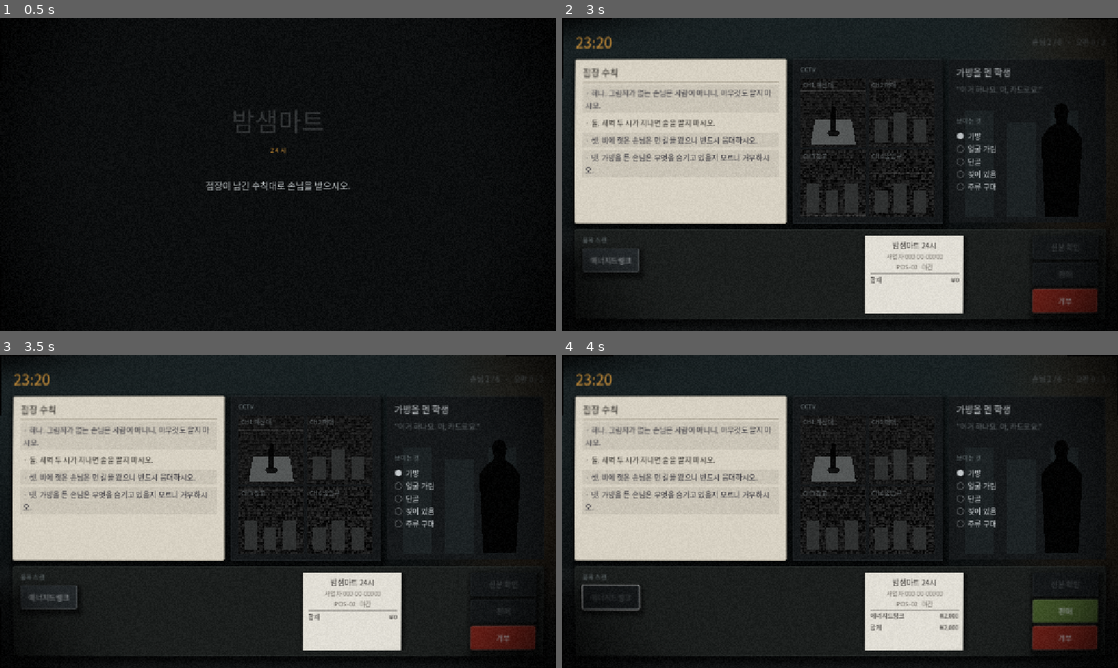
Above: before the commit, frames 1-4 (two rows, left to right).
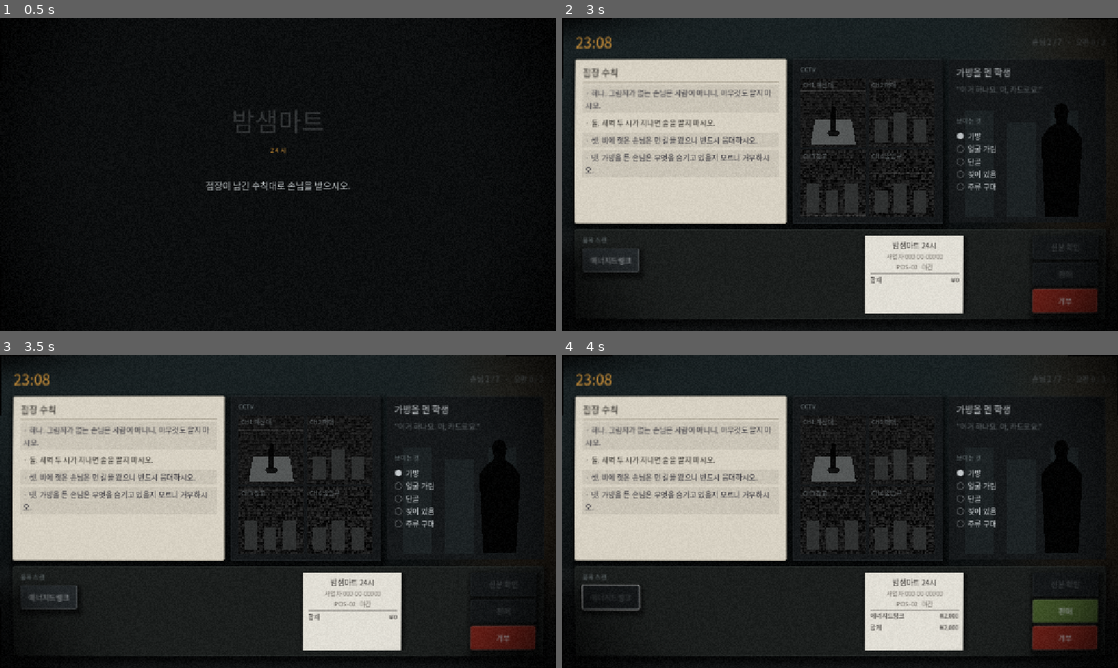
Above: after the commit, the same moments.

Repository: tjgksmf1012/GameProject1
Game: Godot game, scene res://main/title_screen.tscn
Same seed, same stepped clock (60 frames per second), same inputs: the game is played once before the commit and once after it.
Inputs (mouse positions are in pixels of both pictures, inside the frame that each line leads up to):
- Up to frame 1 (0.5 s): no input
- Up to frame 2 (3 s): tap Enter at 0.5 s; move the mouse to (962, 158) at 0.52 s; click (962, 158) at 0.67 s; tap Space at 0.77 s; click "컵라면" at 1.25 s; click "판매" at 2 s; click "다음 손님" at 2.75 s
- Up to frame 3 (3.5 s): no input
- Up to frame 4 (4 s): click "에너지드링크" at 3.5 s

Frame 1 is identical in both runs. In frame 2, less than 0.1% of the frame differs, in the area x 6-9%, y 6-10%; in frame 3, less than 0.1%; in frame 4, less than 0.1%.

Commit message:
같은 손님이 다시 온다 — 손님을 안 늘리고 훅을 늘리는 방법
손님 67명이 전부 일회용이었다. 재등장 0명. 이름도 인물이 아니라 특성 라벨이었다
(「가방을 멘 사람」). 다시 오지 않으면 사건이 생기지 않는다.

글은 이미 있었다 — 밤마다 「단골」이 있는데 이름이 달라서 다른 사람으로 읽혔을 뿐이다.
`nights.json`이 손님을 id로 참조하므로 **코드는 한 줄도 안 고쳤다.**

  매일 오는 취객   밤 1·2·3·4·7
  젖은 단골        밤 3·4·6
  매일 오는 사람   밤 2·4 → **밤 6에 그림자 없이 돌아온다** (같은 이름)
  젖은 채 서 있는 것  밤 1·2

첫째가 이 게임의 기제를 사람에게 얹는다. 밤 1~2에는 그를 거부해야 하고, 밤 3에
둘째 수칙이 전환되면서 **같은 부탁에 반대 정답**이 된다. 전환이 추상이 아니라 얼굴이 된다.

**밤 1이 가장 조용한 밤이었다** (훅 33%). 가르치는 밤인데 여섯 중 넷이 그냥 조회였다.
셋째 수칙(젖었으면 반드시 응대)이 실제로 물 수 있는 조합이 「젖음+그림자 없음」뿐이라
젖은 손님 대부분이 무해했다. `cust_wet_drinker`를 넣었다 — 젖었는데 새벽 술이라
거짓 수칙과 참 수칙이 정면으로 부딪힌다. 밤 1은 33% → 43%.

**고정 독법 만점 검사를 solver_audit에 넣었다.** 불변식 2f가 「몸만 보는 독법」에
대해서만 이걸 보고 있었고 다른 독법에는 감시가 없었다. 켜자마자 잡혔다 —
「나중 수칙이 앞을 덮는다」는 오독이 **밤 3에서 9/9**였다. 그 독법은 밤 2에서
처벌받는 함정인데 밤 3에서는 상을 받고 있었다. 참 수칙이 목록 끝에 몰려 있어서
마지막 일치만 따라도 맞았기 때문이고, 그건 설계가 아니라 수칙을 추가한 순서의 부작용이다.

단골이면서 그림자가 둘인 손님을 밤 3 이른 시각에 놓아 깨뜨렸다. **시각이 중요했다** —
04:13에 놨더니 마지막 일치가 「네 시 이후 금지」(참)라 그대로 맞았다. 22:53로 옮겨야 했다.

불변식 2f도 한 번 잡았다. 밤 6에서 돌아오는 단골을 04:40 자리에 놨더니 그 밤의
유일한 「평범한데 거부해야 하는 늦은 손님」이 사라져 몸만 보고 12명 전원 정답이 됐다.

훅 밀도 55% → 59%, 조회 19 → 18. 어느 밤도 한 가지 독법으로 통과되지 않는다.
검사 12,180개 통과.

Co-Authored-By: Claude Opus 5 <noreply@anthropic.com>
Claude-Session: https://claude.ai/code/session_014F8DT8njh3GETXsoPzJ37U

Diff:
--- a/data/customers/pool_01.json
+++ b/data/customers/pool_01.json
@@ -127,6 +127,27 @@
       ],
       "patience_seconds": 50,
       "anomaly": ""
+    },
+    {
+      "id": "cust_wet_drinker",
+      "name_key": "customer.wet_drinker",
+      "traits": {
+        "has_shadow": true,
+        "is_wet": true,
+        "has_bag": false,
+        "wants_alcohol": true,
+        "has_extra_shadow": false,
+        "is_regular": false,
+        "hides_face": false
+      },
+      "items": [
+        "item.soju"
+      ],
+      "dialogue": [
+        "dialogue.wet_drinker"
+      ],
+      "patience_seconds": 45,
+      "anomaly": ""
     }
   ],
   "_comment_patience": "인내 시간은 **이상 여부와 무관하게** 같은 주머니에서 나눈다. 예전에는 평범한 손님이 평균 42.8초, 이상 손님이 54.3초였고 50초 이상은 91%가 이상이었다 — 「오래 기다리면 이상」이 분류기였다. 관찰 대신 기다리기로 풀리면 CCTV도 클립보드도 필요 없어진다. tests/test_fairness_channels.gd 의 불변식 2g 가 이 상관을 감시한다."
--- a/data/nights.json
+++ b/data/nights.json
@@ -10,7 +10,8 @@
         "cust_wet_normal",
         "cust_no_shadow",
         "cust_wet_no_shadow",
-        "cust_late_drinker"
+        "cust_regular_drinker",
+        "cust_wet_drinker"
       ]
     },
     {
@@ -19,7 +20,7 @@
         "cust_regular_morning",
         "cust_two_shadows",
         "cust_wet_bag",
-        "cust_regular_no_shadow",
+        "cust_wet_no_shadow",
         "cust_two_shadows_regular",
         "cust_regular_drinker",
         "cust_late_normal"
@@ -29,12 +30,12 @@
       "night": 3,
       "customers": [
         "cust_hooded",
-        "cust_early_drinker",
+        "cust_two_shadows_regular",
         "cust_regular_wet",
         "cust_hooded_regular",
         "cust_no_shadow_bag",
         "cust_wet_hooded",
-        "cust_night_drinker",
+        "cust_regular_drinker",
         "cust_two_shadows_hooded",
         "cust_plain_late"
       ]
@@ -45,12 +46,12 @@
         "cust_n4_opener",
         "cust_n4_bagman",
         "cust_n4_hooded",
-        "cust_n4_wet_regular",
+        "cust_regular_wet",
         "cust_n4_shadowless",
         "cust_n4_twin",
-        "cust_n4_late_drinker",
+        "cust_regular_drinker",
         "cust_n4_hooded_regular",
-        "cust_n4_regular_late",
+        "cust_regular_morning",
         "cust_n4_last"
       ]
     },
@@ -76,10 +77,10 @@
         "cust_n6_opener",
         "cust_n6_carrier",
         "cust_n6_still",
-        "cust_n6_wet_regular",
+        "cust_regular_wet",
         "cust_n6_lowered",
         "cust_n6_doubled",
-        "cust_n6_two_oclock",
+        "cust_regular_no_shadow",
         "cust_n6_drinker",
         "cust_n6_hidden_regular",
         "cust_n6_wet_nothing",
@@ -96,7 +97,7 @@
         "cust_n7_veiled",
         "cust_n7_shadowless_mid",
         "cust_n7_twin_regular",
-        "cust_n7_two_oclock_drinker",
+        "cust_regular_drinker",
         "cust_n7_torn_witness",
         "cust_n7_shadowless_after",
         "cust_n7_veiled_regular",
@@ -110,5 +111,6 @@
   "_comment_night4": "밤 4는 **종이가 배신하는 밤**이다. 점장 필체 거짓(아홉)이 처음 나오므로 「점장이 쓴 줄은 믿는다」가 안 통한다. 대신 문체 규약(점장은 이유를 대지 않는다)과 수칙 간 모순은 그대로 살아 있다 — 단서가 사라진 게 아니라 옮겨간 것이다.",
   "_comment_night5": "밤 5는 **다 읽었다는 감각을 깨는 밤**이다. 02:00에 열째 수칙이 붙는다. 앞 여섯 명은 일부러 평범하게 뒀다 — 클립보드를 다 파악했다고 믿게 만든 다음에 한 줄이 더 붙어야 한다.",
   "_comment_night6": "밤 6은 **참끼리 부딪히는 밤**이다. 마지막 손님에서 여덟과 열하나가 둘 다 참인 채로 반대를 요구한다. 어느 쪽을 골라도 오판이 아니고, 결과 화면이 그렇게 말한다.",
-  "_comment_night7": "밤 7은 **있던 수칙이 없어지는 밤**이다. 03:00에 첫째 수칙이 찢겨 나간다 — 가장 먼저 배웠고 일곱 밤 내내 참이었던 줄이다. 그 뒤로 그림자 없는 손님은 응대가 정답이다. 찢긴 자리에 자국이 남으므로 다시 읽으면 알 수 있다."
+  "_comment_night7": "밤 7은 **있던 수칙이 없어지는 밤**이다. 03:00에 첫째 수칙이 찢겨 나간다 — 가장 먼저 배웠고 일곱 밤 내내 참이었던 줄이다. 그 뒤로 그림자 없는 손님은 응대가 정답이다. 찢긴 자리에 자국이 남으므로 다시 읽으면 알 수 있다.",
+  "_comment_regulars": "**같은 손님이 여러 밤에 다시 온다.** 예전에는 손님 67명이 전부 일회용이었고 이름도 인물이 아니라 특성 라벨이었다(「가방을 멘 사람」). 다시 오지 않으면 사건이 생기지 않는다. 지금 세 사람이 밤을 가로지른다: 술 사는 단골(1·2·3·4·7) — 밤 3에 둘째 수칙이 전환되면서 **같은 부탁에 반대 정답**이 된다. 비 오는 날의 단골(3·4·6). 매일 오는 사람(2·4) — 밤 6에 그림자 없이 돌아온다(cust_regular_no_shadow, 같은 이름). 손님 수를 늘리지 않고 훅을 늘리는 방법이기도 하다."
 }
--- a/data/strings_en.json
+++ b/data/strings_en.json
@@ -18,7 +18,7 @@
   "customer.late_drinker": "A man with a flushed face",
   "customer.regular_morning": "Someone who comes every day",
   "customer.two_shadows": "A man who came alone",
-  "customer.regular_no_shadow": "A familiar face",
+  "customer.regular_no_shadow": "The one who comes every day",
   "customer.wet_bag": "A woman clutching a bag",
   "customer.regular_drinker": "The regular who drinks",
   "customer.two_shadows_regular": "Two familiar people",
@@ -224,5 +224,7 @@
   "receipt.store": "BAMSAEM MART 24H",
   "receipt.biz": "REG. NO. 000-00-00000",
   "receipt.register": "POS-02   NIGHT",
-  "receipt.total": "TOTAL"
+  "receipt.total": "TOTAL",
+  "customer.wet_drinker": "A drinker who came through the rain",
+  "dialogue.wet_drinker": "Just one bottle. It's pouring out there."
 }
--- a/data/strings_ko.json
+++ b/data/strings_ko.json
@@ -69,7 +69,7 @@
   "trait.is_regular": "단골",
   "customer.regular_morning": "매일 오는 사람",
   "customer.two_shadows": "혼자 온 남자",
-  "customer.regular_no_shadow": "낯익은 얼굴",
+  "customer.regular_no_shadow": "매일 오는 사람",
   "customer.wet_bag": "가방을 안은 여자",
   "customer.regular_drinker": "매일 오는 취객",
   "customer.two_shadows_regular": "낯익은 두 사람",
@@ -224,5 +224,7 @@
   "receipt.store": "밤샘마트 24시",
   "receipt.biz": "사업자 000-00-00000",
   "receipt.register": "POS-02   야간",
-  "receipt.total": "합계"
+  "receipt.total": "합계",
+  "customer.wet_drinker": "비를 맞고 온 취객",
+  "dialogue.wet_drinker": "비 오는데 딱 한 병만요."
 }
--- a/tools/solver_audit.gd
+++ b/tools/solver_audit.gd
@@ -17,6 +17,8 @@
 var _strings: Dictionary = {}
 var _plan: NightPlan = null
 var _night: int = 1
+## 어느 밤에서든 만점을 낸 고정 독법. 하나라도 있으면 그 밤은 그 독법으로 우회된다.
+var _perfect: PackedStringArray = []
 var _sample_times: PackedInt32Array = []
 ## 몸이 사람의 몸이 아니라고 말하는 특성 (data/observation.json).
 var _anomaly_spec: Dictionary = {}
@@ -32,7 +34,24 @@
 	print("시각 표본: %s (수칙의 시간 문턱에서 유도)" % str(_sample_times))
 	for night in _plan.nights():
 		_audit_night(night)
-	quit(0)
+	quit(_report_perfect())
+
+
+## **어떤 고정 독법도 한 밤을 통째로 맞히면 안 된다.**
+##
+## 불변식 2f가 「몸만 보는 독법」에 대해 이걸 검사하는데, 다른 독법에는 감시가 없었다.
+## 실제로 뚫려 있었다 — 「나중 수칙이 앞을 덮는다」는 오독이 밤 3에서 9/9였다.
+## 그 독법은 밤 2에서 처벌받는 함정인데 밤 3에서는 상을 받고 있었다.
+## 참 수칙이 목록 끝에 몰려 있으면 마지막 일치만 따라도 맞기 때문이고, 그건 설계가 아니라
+## 수칙을 추가한 순서의 부작용이다.
+func _report_perfect() -> int:
+	print("\n%s\n고정 독법 만점 검사\n%s" % [SEPARATOR, SEPARATOR])
+	if _perfect.is_empty():
+		print("  없음 — 어느 밤도 한 가지 독법으로 통과되지 않는다")
+		return 0
+	for line in _perfect:
+		print("  ✗ %s" % line)
+	return 1
 
 
 ## 밤마다 따로 감사한다. 수칙과 손님이 밤마다 다르므로 한 번에 보면 의미가 없다.
@@ -258,6 +277,8 @@
 			print("  ✗ %-22s %s → 정답 %s" % [
 				customer.id, chosen.id(), result.expected_ids()[0]])
 	print("  %d / %d 정답" % [correct, total])
+	if correct == total and total > 0:
+		_perfect.append("%d일째 밤은 「%s」 하나로 %d명 전원 정답" % [_night, label, total])
 
 
 ## 손님이 실제로 도착하는 시각. NightSession과 같은 규칙을 쓴다.
